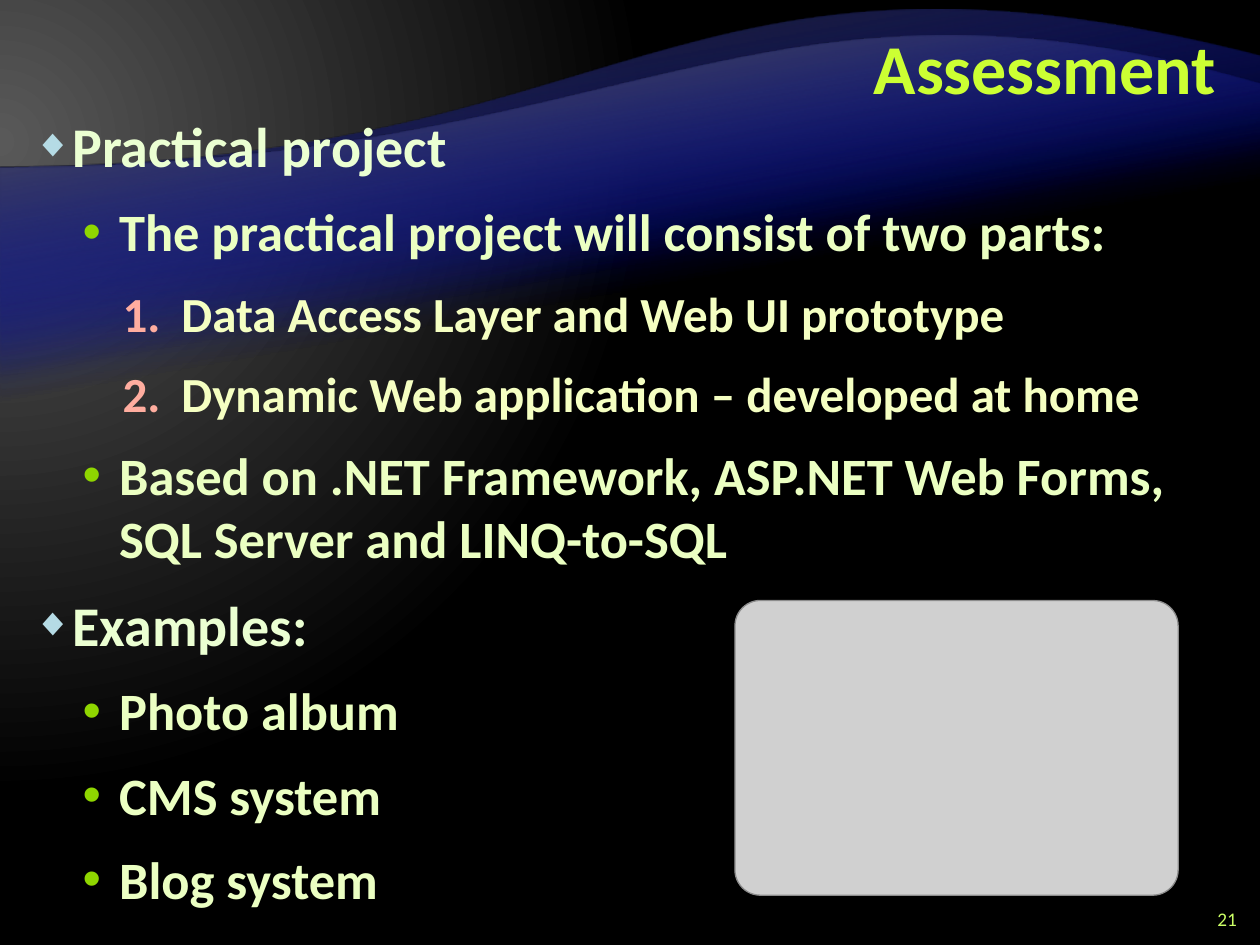
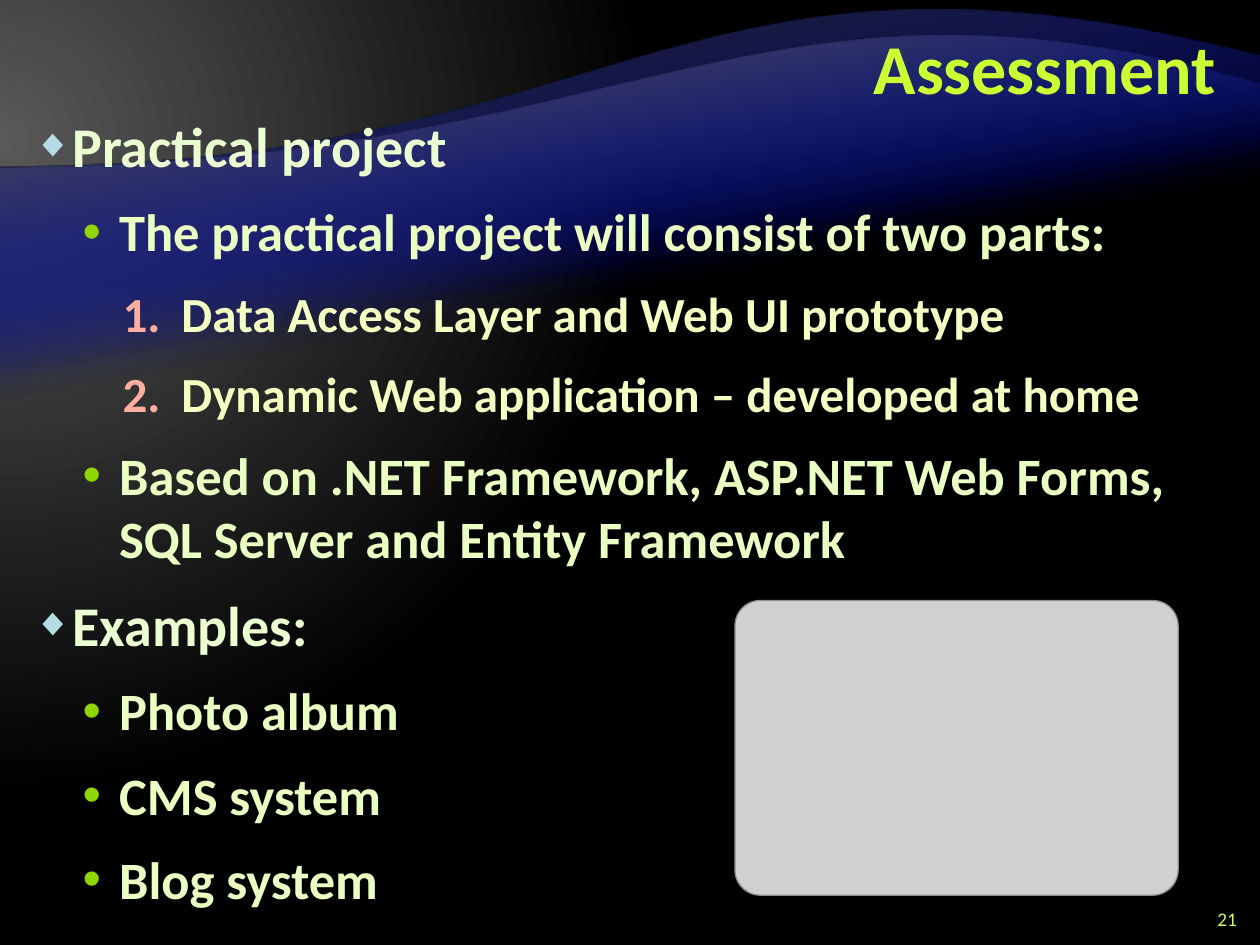
Before and after one commit to Graveheart/aspnetcourse, a slide deck: slide 21 of 2010/lectures/0. Course Introduction.pptx. Drawn at 1260x945 pixels with LibreOffice and Linux fonts; fonts in the diff are those of the drawing; grey boxes stand for pictures; background and template pictures are left out. Boxes give left, top, right and bottom in pixels: in the first picture for what was removed or moved away, otherwise in the second. Text is boxed around its words. In the diff, an @@ line names an element or a change of style, - is before the commit and + after.

```diff
--- a/2010/lectures/0. Course Introduction.pptx
+++ b/2010/lectures/0. Course Introduction.pptx
@@ text at box(119, 458, 1164, 567): text changed @@
-  • Based on .NET Framework, ASP.NET Web Forms, SQL Server and LINQ-to-SQL
+  • Based on .NET Framework, ASP.NET Web Forms, SQL Server and Entity Framework
```
Also in this commit, not shown: 3 other slides changed.
